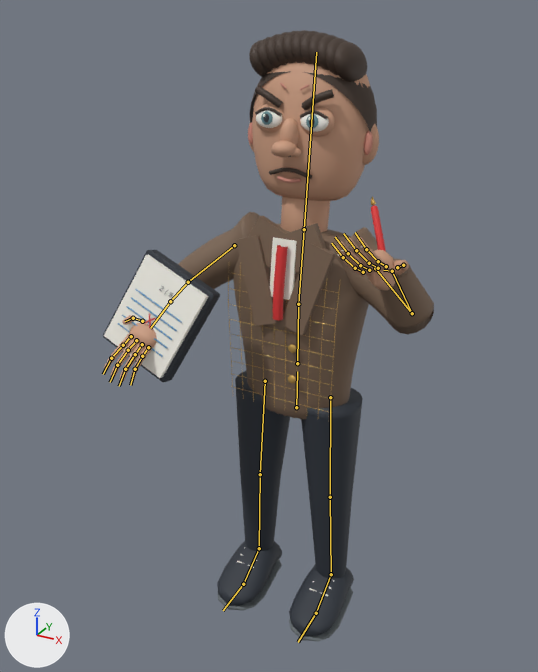
The glTF model game/public/assets/characters/bad-teacher.glb, before and after one commit.
Rendered twice from a 50 mm lens placed at (1.97, -3.97, 4.07), pointed at (-0.13, -0.16, 2.17). Lighting does not change. The marker at lower left points along +X, +Y and +Z. The older version comes first. Both versions are drawn at frame 19 of the action 'special'; the numbers are the values there. The bones that change, and the others that lie on the model, are drawn over the model as lines.

Names of what the first picture shows: 'bad-teacher / Weighted surfaces'.
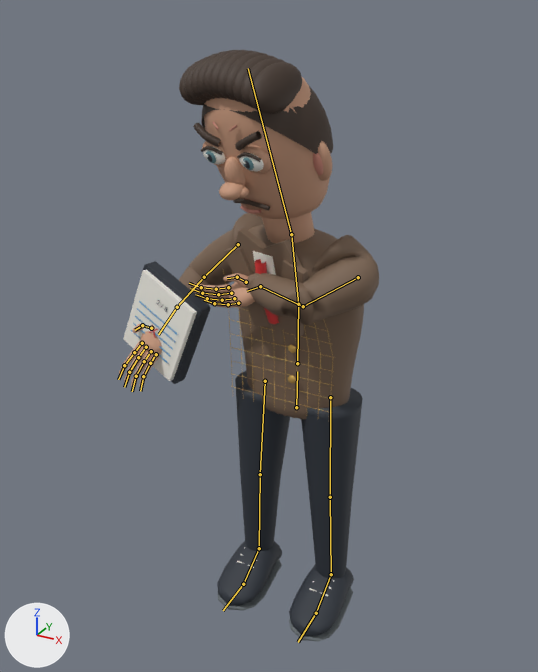
What differs and where, as boxes [x1, y1, x2, y2] in the pictures (538 x 672 px):
```json
{"object": "bad-teacher / Weighted surfaces", "change": "posed", "before": [103, 30, 434, 641], "after": [119, 50, 379, 641], "on screen": "21% narrower"}
{"bone": "chest", "before": "(298, 304) to (304, 229)", "after": "(298, 304) to (291, 234)"}
{"bone": "head", "before": "(304, 229) to (316, 52)", "after": "(291, 234) to (248, 68)"}
{"bone": "right.upperarm", "before": "(375, 268) to (412, 313)", "after": "(358, 277) to (303, 306)"}
{"bone": "right.forearm", "before": "(412, 313) to (392, 271)", "after": "(303, 306) to (260, 286)"}
```

Scene script edits in JSON lines:
```json
{"block": "bone_chest", "where": "bone_chest = bpy.data.objects['bad-teacher / RIG'].pose.bones['chest']  # child of 'spine'"}
{"op": "set", "path": "bone_chest.rotation_quaternion", "old": "(0.998, -0.06, 0.0, 0.0)", "new": "(0.989, 0.077, -0.129, 0.01)", "note": "degrees (-7, 0, 0) -> degrees (9, -15, 0)"}
{"block": "bone_head", "where": "bone_head = bpy.data.objects['bad-teacher / RIG'].pose.bones['head']  # child of 'chest'"}
{"op": "set", "path": "bone_head.rotation_quaternion", "old": "(1.0, 0.0, 0.0, 0.0)", "new": "(0.995, 0.097, 0.0, 0.0)", "note": "degrees (0, 0, 0) -> degrees (11, 0, 0)"}
{"block": "bone_right_upperarm", "where": "bone_right_upperarm = bpy.data.objects['bad-teacher / RIG'].pose.bones['right.upperarm']  # child of 'chest'"}
{"op": "set", "path": "bone_right_upperarm.rotation_quaternion", "old": "(0.975, 0.0, 0.0, -0.223)", "new": "(0.718, -0.583, 0.24, -0.295)", "note": "degrees (0, 0, -26) -> degrees (-78, 0, -45)"}
{"block": "bone_right_forearm", "where": "bone_right_forearm = bpy.data.objects['bad-teacher / RIG'].pose.bones['right.forearm']  # child of 'right.upperarm'"}
{"op": "set", "path": "bone_right_forearm.rotation_quaternion", "old": "(1.0, 0.0, 0.0, 0.0)", "new": "(0.79, 0.523, 0.176, 0.266)", "note": "degrees (0, 0, 0) -> degrees (67, 0, 37)"}
```
